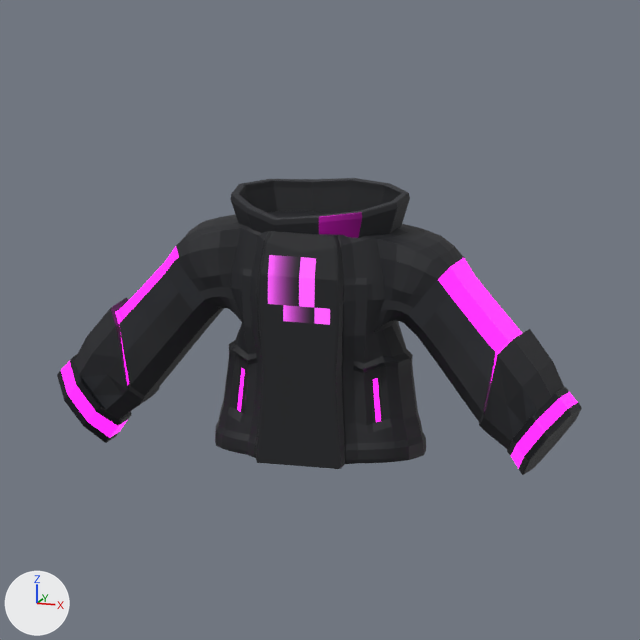
What one commit did to the Blender file brand/logan/jacket-study.blend.
Before and after are seen from the file's camera 'Camera / portrait'. The axes (+X, +Y, +Z) are drawn at lower left. The lights are the same throughout. The older version comes first.

In view in the first picture: 'Collar / raised band', 'Cuff / band.L', 'Cuff / band.R', 'Jacket / torso'.
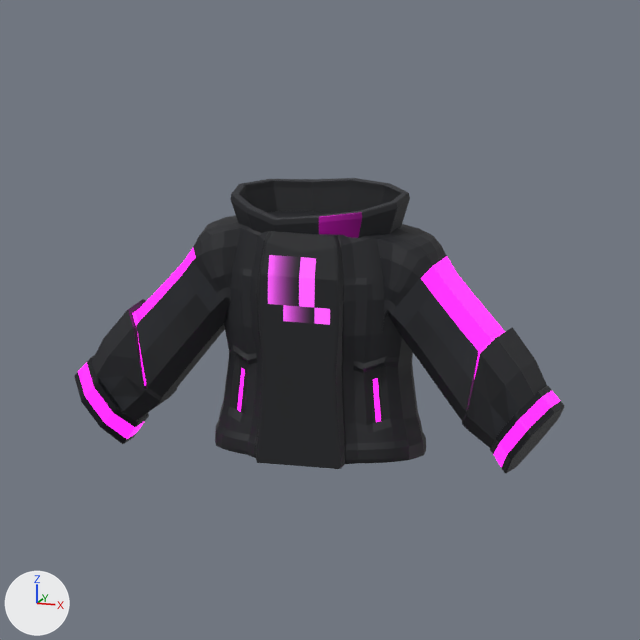
Where the change shows, as pixel boxes [x1, y1, x2, y2] in the pictures (640 x 640 px; the box of a moved part takes in the faces that stretch with it):
'Jacket / torso', reshaped (7% narrower): before [74, 211, 564, 469]; after [92, 211, 547, 469]
'Cuff / band.L', moved: before [507, 387, 582, 475]; after [490, 386, 564, 473]
'Cuff / band.R', moved: before [57, 354, 132, 443]; after [75, 355, 149, 444]
part 1 of me_jacket___torso___tailored_topology_001, moved or reshaped: before [74, 215, 248, 419]; after [92, 215, 248, 421]
part 2 of me_jacket___torso___tailored_topology_001, moved or reshaped: before [363, 224, 564, 449]; after [363, 224, 547, 448]

What the commit changed:
me_jacket___torso___tailored_topology_001 is used by ob_jacket___torso; location (0.0, 0.0, 0.0).
me_jacket___torso___tailored_topology_001 had 1064 vertices, 998 faces and spanned x -2.52..2.52, y -0.68..0.65, z 2.79..5.12.
me_jacket___torso___tailored_topology_001 now has 1043 vertices, 970 faces and spans x -2.34..2.34, y -0.68..0.65, z 2.79..5.12.
me_jacket___torso___tailored_topology_001 part 1: 155 vertices moved from x -2.36..-0.64, y -0.46..0.51, z 3.27..5.06 to x -2.18..-0.65, y -0.46..0.51, z 3.27..5.06; 85 vertices removed from x -2.52..-0.66, y -0.44..0.47, z 2.98..4.88; 76 vertices added at x -2.34..-0.68, y -0.44..0.45, z 2.98..4.9.
me_jacket___torso___tailored_topology_001 part 2: 173 vertices moved from x 0.64..2.37, y -0.46..0.51, z 3.26..5.06 to x 0.65..2.19, y -0.46..0.51, z 3.26..5.06; 67 vertices removed from x 0.68..2.52, y -0.44..0.46, z 2.98..4.88; 55 vertices added at x 0.74..2.34, y -0.44..0.46, z 2.98..4.9.
Object 'Cuff / band.L' (ob_cuff___band_l) moves from (0.0, 0.0, 0.0) to (-0.18, 0.0, 0.0).
Object 'Cuff / band.R' (ob_cuff___band_r) moves from (0.0, 0.0, 0.0) to (0.18, 0.0, 0.0).
